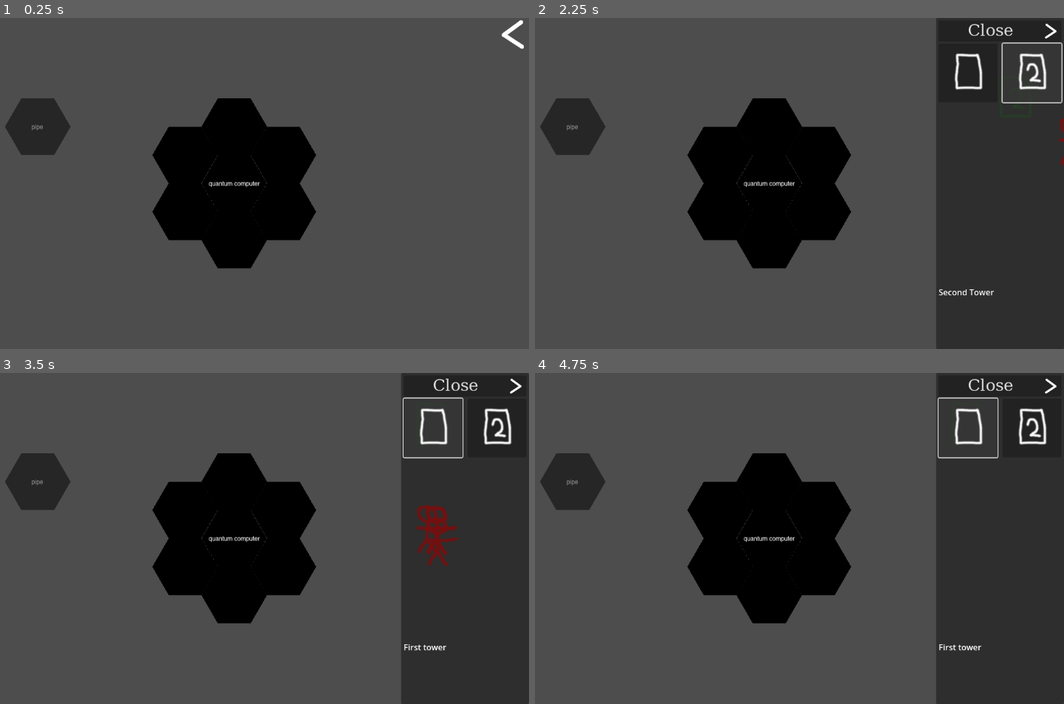
Above: before the commit, frames 1-4 (two rows, left to right).
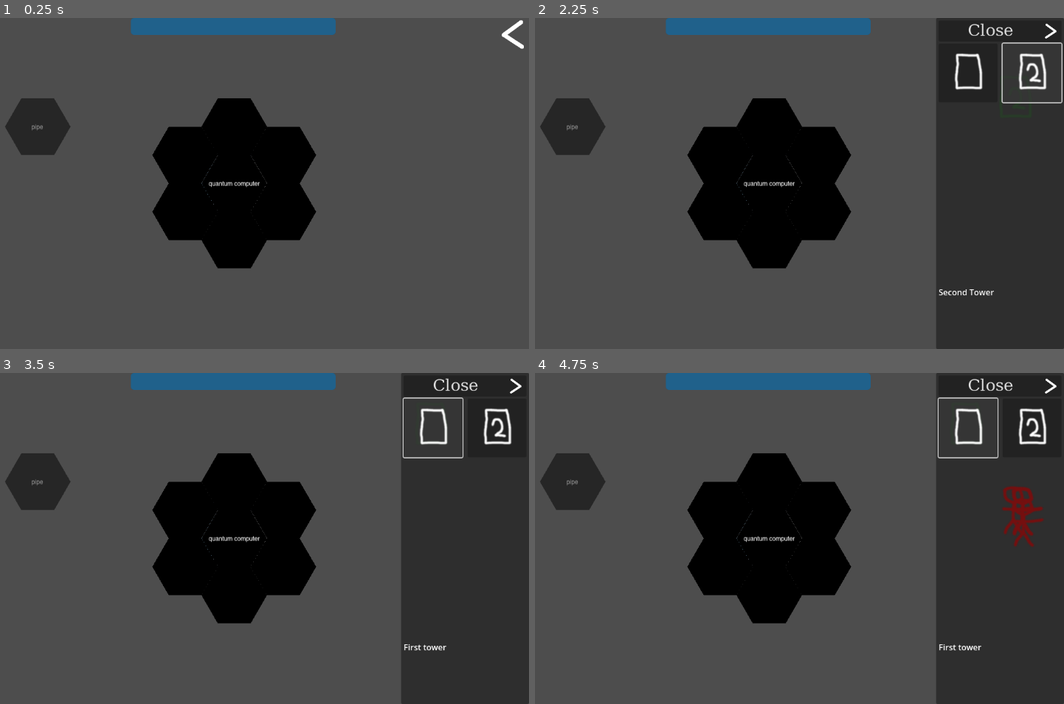
Above: after the commit, the same moments.

Repository: jm8/godotgamejam76
Game: Godot game, scene res://main.tscn
The game is run twice, just before and just after one commit, with the same random seed, the same clock (stepped at 60 frames per second) and the same inputs. The engine's default icon, where the game draws it, is replaced by a stand-in: a white triangle on a blue panel in a dark square.
Inputs (mouse positions are in pixels of both pictures, inside the frame that each line leads up to):
- Up to frame 1 (0.25 s): no input
- Up to frame 2 (2.25 s): click (1048, 34) at 0.5 s; click (968, 74) at 1.25 s; click (1032, 74) at 2.02 s
- Up to frame 3 (3.5 s): click (433, 429) at 2.75 s
- Up to frame 4 (4.75 s): click (1032, 429) at 3.52 s; click (968, 429) at 4.25 s

The runs differ from the first frame. In frame 1, 2.0% of the frame differs, in the area x 24-64%, y 0-6%; in frame 2, 2.0%; in frame 3, 2.6%, in the area x 24-87%, y 0-59%; in frame 4, 2.6%.

Commit message:
qc health bar

Diff:
--- a/EnemyPath1.tres
+++ b/EnemyPath1.tres
@@ -2,6 +2,6 @@
 
 [resource]
 _data = {
-"points": PackedVector2Array(0, 0, 0, 0, 1042.42, -392, 0, 0, 0, 0, 851, -139, 0, 0, 0, 0, 352, -49, 0, 0, 0, 0, 1222, 283, 0, 0, 0, 0, 589, 512, 0, 0, 0, 0, -625, 105, 0, 0, 0, 0, -208, -305)
+"points": PackedVector2Array(0, 0, 0, 0, 851, -139, 0, 0, 0, 0, 1042.42, -392, 0, 0, 0, 0, 478, -56, 0, 0, 0, 0, 727, 118, 0, 0, 0, 0, 585, 220, 0, 0, 0, 0, 324, 232, 0, 0, 0, 0, -2, 2)
 }
 point_count = 7
--- a/enemy.gd
+++ b/enemy.gd
@@ -6,9 +6,11 @@
 var t = 0
 var offset = 40 * sqrt(randf()) * Vector2.from_angle(randf_range(0, TAU))
 
-var speed = 250
+var speed = 200
 
 var health = 10
+
+var qc_damage = 1
 
 func _process(delta: float) -> void:
 	t += delta
--- a/enemy.tscn
+++ b/enemy.tscn
@@ -9,6 +9,7 @@
 script = ExtResource("1_et55a")
 
 [node name="Area2D" type="Area2D" parent="."]
+collision_mask = 6
 
 [node name="CollisionShape2D" type="CollisionShape2D" parent="Area2D"]
 shape = SubResource("CircleShape2D_kvncc")
--- a/main.tscn
+++ b/main.tscn
@@ -10,9 +10,9 @@
 [ext_resource type="Script" path="res://camera_2d.gd" id="5_otb3h"]
 [ext_resource type="Texture2D" uid="uid://dngtl5cyn65dc" path="res://pipe.png" id="6_t7h3a"]
 [ext_resource type="PackedScene" uid="uid://bqhenjbs0gb5y" path="res://ui.tscn" id="7_t056u"]
-[ext_resource type="Script" path="res://quantum-computer.gd" id="11_5hxtb"]
 [ext_resource type="PackedScene" uid="uid://dnax868mpg7yy" path="res://enemy.tscn" id="12_opv5i"]
 [ext_resource type="Curve2D" uid="uid://bdmxa8wxc0fqc" path="res://EnemyPath1.tres" id="13_jrtta"]
+[ext_resource type="PackedScene" uid="uid://dda8tbm871lc7" path="res://quantum_computer.tscn" id="13_ujn78"]
 
 [sub_resource type="TileSetAtlasSource" id="TileSetAtlasSource_n32x6"]
 texture = ExtResource("6_t7h3a")
@@ -472,9 +472,6 @@
 [node name="TowerBeingPlaced" type="Sprite2D" parent="."]
 modulate = Color(0, 1, 0, 0.196078)
 
-[node name="QuantumComputer" type="Node" parent="."]
-script = ExtResource("11_5hxtb")
-
 [node name="Enemy" parent="." instance=ExtResource("12_opv5i")]
 position = Vector2(788, -17)
 curve = ExtResource("13_jrtta")
@@ -493,3 +490,5 @@
 [node name="Enemy4" parent="." instance=ExtResource("12_opv5i")]
 position = Vector2(788, -17)
 curve = ExtResource("13_jrtta")
+
+[node name="QuantumComputer" parent="." instance=ExtResource("13_ujn78")]
--- a/project.godot
+++ b/project.godot
@@ -19,6 +19,12 @@
 
 Globulars="*res://globulars.gd"
 
+[layer_names]
+
+2d_physics/layer_1="enemy"
+2d_physics/layer_2="range"
+2d_physics/layer_3="qc"
+
 [rendering]
 
 renderer/rendering_method="gl_compatibility"
--- a/quantum-computer.gd
+++ b/quantum-computer.gd
@@ -3,9 +3,25 @@
 
 var temperature: float = 1000
 
+var max_health = 20
+var health = 20
+
+var progress_bar
+
+func _ready():
+	progress_bar = get_parent().get_node("UI/ScreenSpace/ProgressBar")
+	progress_bar.max_value = max_health
+	progress_bar.value = health
+
 func _physics_process(delta: float):
 	var pipe = Globulars.pipes.get(Vector2i(0, 0))
 	if pipe:
 		Globulars.average_temperature_qc(pipe, self, delta)
-	#print("qc: ", self.temperature)
 	temperature += 20 * delta;
+
+
+func _on_area_2d_area_entered(area: Area2D) -> void:
+	if area.get_parent() is Enemy:
+		health -= area.get_parent().qc_damage
+		area.get_parent().queue_free()
+		progress_bar.value = health
--- /dev/null
+++ b/quantum_computer.tscn
@@ -0,0 +1,17 @@
+[gd_scene load_steps=3 format=3 uid="uid://dda8tbm871lc7"]
+
+[ext_resource type="Script" path="res://quantum-computer.gd" id="1_2v4b3"]
+
+[sub_resource type="CircleShape2D" id="CircleShape2D_gv41r"]
+radius = 57.1402
+
+[node name="QuantumComputer" type="Node2D"]
+script = ExtResource("1_2v4b3")
+
+[node name="Area2D" type="Area2D" parent="."]
+collision_layer = 4
+
+[node name="CollisionShape2D" type="CollisionShape2D" parent="Area2D"]
+shape = SubResource("CircleShape2D_gv41r")
+
+[connection signal="area_entered" from="Area2D" to="." method="_on_area_2d_area_entered"]
--- a/tower1.tscn
+++ b/tower1.tscn
@@ -17,6 +17,7 @@
 script = ExtResource("2_ytg6s")
 
 [node name="Area2D" type="Area2D" parent="."]
+collision_layer = 2
 
 [node name="CollisionShape2D" type="CollisionShape2D" parent="Area2D"]
 scale = Vector2(1, 0.66)
--- a/ui.tscn
+++ b/ui.tscn
@@ -121,5 +121,18 @@
 size_flags_vertical = 0
 texture_normal = ExtResource("2_c2y04")
 
+[node name="ProgressBar" type="ProgressBar" parent="ScreenSpace"]
+modulate = Color(0, 0.607843, 1, 1)
+anchors_preset = 5
+anchor_left = 0.5
+anchor_right = 0.5
+offset_left = -202.0
+offset_right = 198.0
+offset_bottom = 33.0
+grow_horizontal = 2
+size_flags_horizontal = 4
+value = 50.0
+show_percentage = false
+
 [connection signal="pressed" from="ScreenSpace/RightPanel/MarginContainer/VBoxContainer/HBoxContainer/CloseButton" to="." method="_on_close_button_pressed"]
 [connection signal="pressed" from="ScreenSpace/OpenRightPanelButton" to="." method="_on_open_right_panel_button_pressed"]
